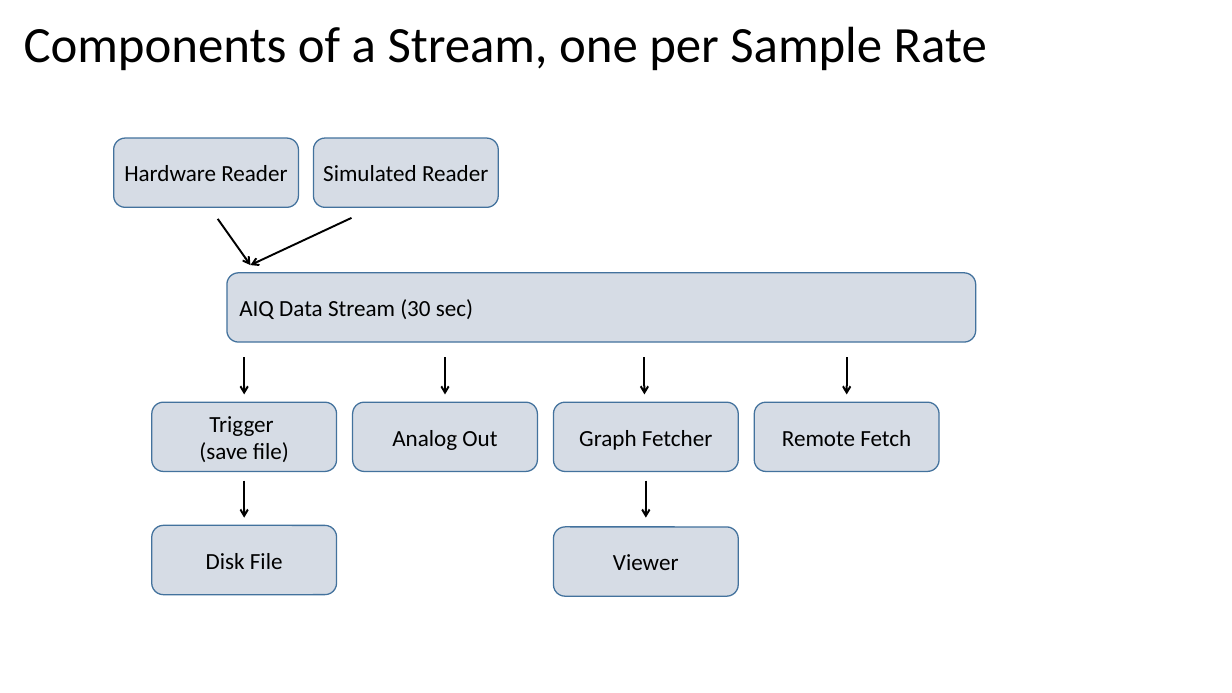
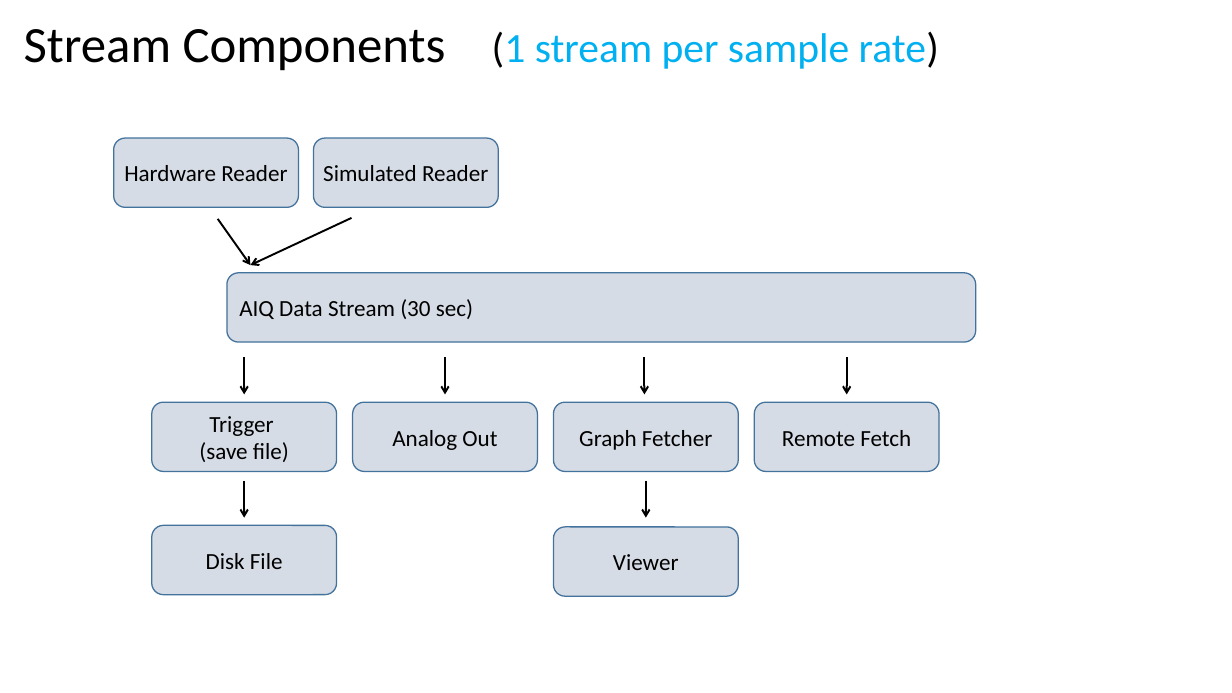
Before and after one commit to billkarsh/SpikeGLX, a slide deck: slide 4 of Documents/SpikeGLX_Slides.pptx. Drawn at 1232x693 pixels with LibreOffice and Linux fonts; fonts in the diff are those of the drawing. Boxes give left, top, right and bottom in pixels: in the first picture for what was removed or moved away, otherwise in the second. Text is boxed around its words. In the diff, an @@ line names an element or a change of style, - is before the commit and + after.

Commit message:
Update doc slides

```diff
--- a/Documents/SpikeGLX_Slides.pptx
+++ b/Documents/SpikeGLX_Slides.pptx
@@ title at (24,29,939,71): text changed; size 39.6 to 32.4 pt; text colour #000000 to #00B0F0 @@
-Components of a Stream, one per Sample Rate
+Stream Components (1 stream per sample rate)
```
Also in this commit, not shown: 1 other slide changed, 1 slide added.
